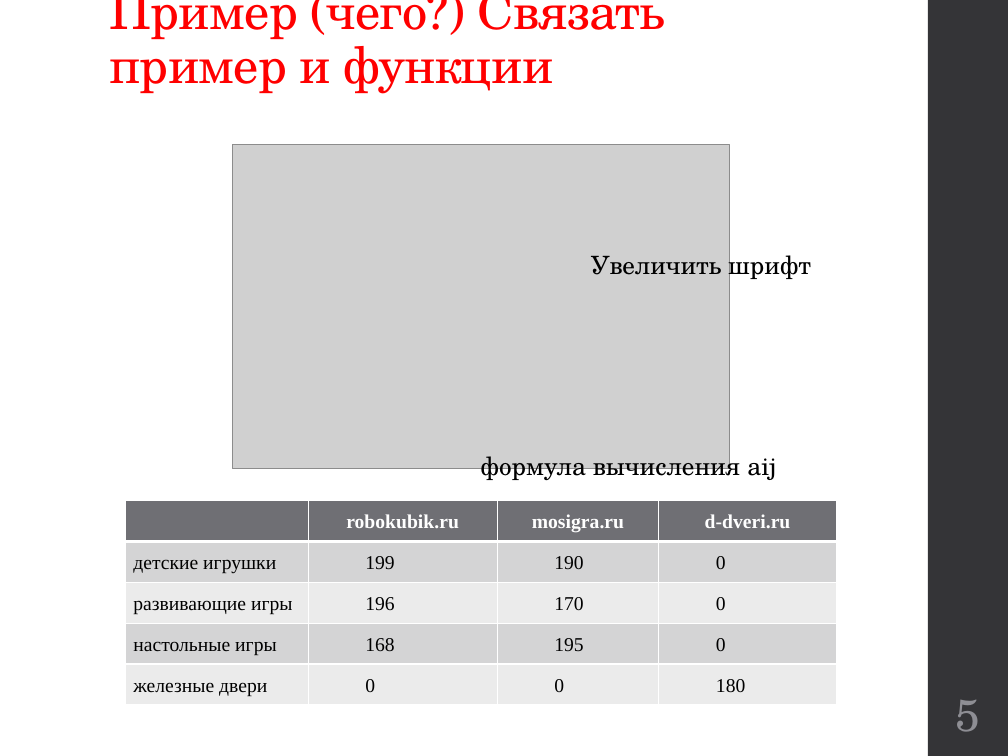
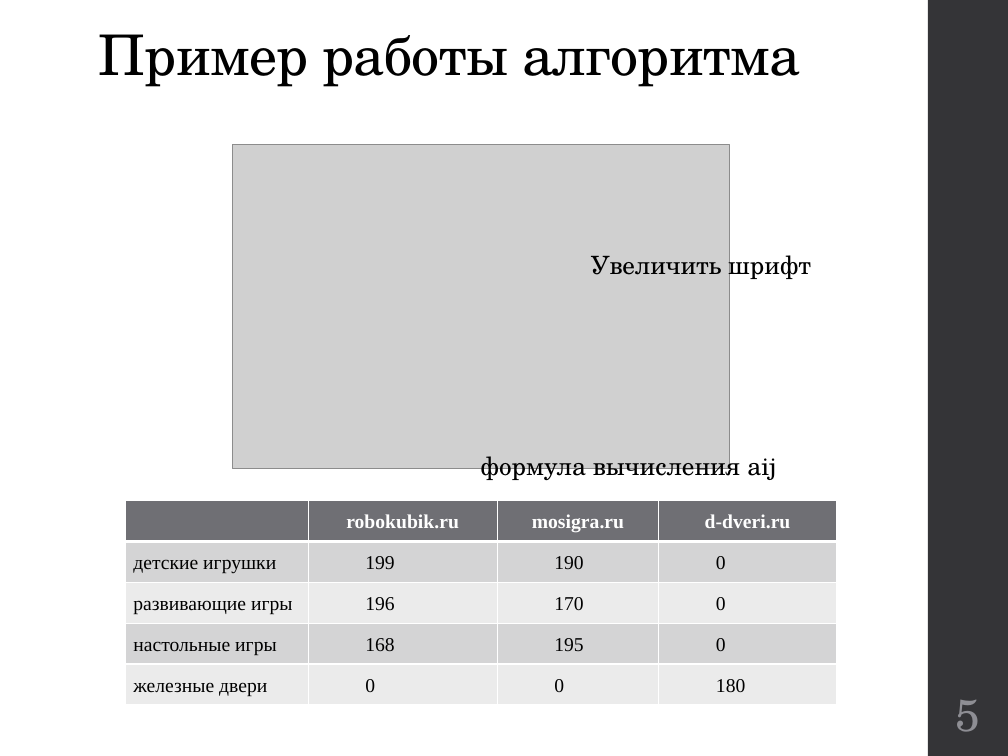
Before and after one commit to kwadraterry/diploma, a slide deck: slide 5 of Отчет/Доклад Неповинных.pptx. Drawn at 1008x756 pixels with LibreOffice and Linux fonts; fonts in the diff are those of the drawing; grey boxes stand for pictures. Boxes give left, top, right and bottom in pixels: in the first picture for what was removed or moved away, otherwise in the second. Text is boxed around its words. In the diff, an @@ line names an element or a change of style, - is before the commit and + after.

```diff
--- a/Отчет/Доклад Неповинных.pptx
+++ b/Отчет/Доклад Неповинных.pptx
@@ title at (99,34,800,87): text changed; size 36 to 40 pt; text colour #FF0000 to #000000 @@
-Пример (чего?) Связать пример и функции
+Пример работы алгоритма
```
Also in this commit, not shown: 6 other slides changed, 1 slide added, 1 slide removed, 2 other files.
